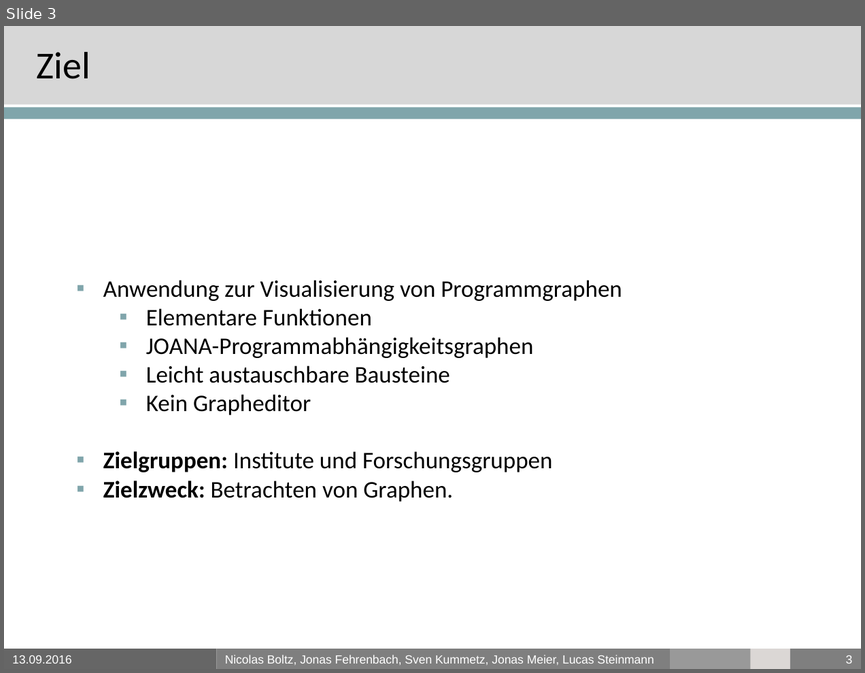
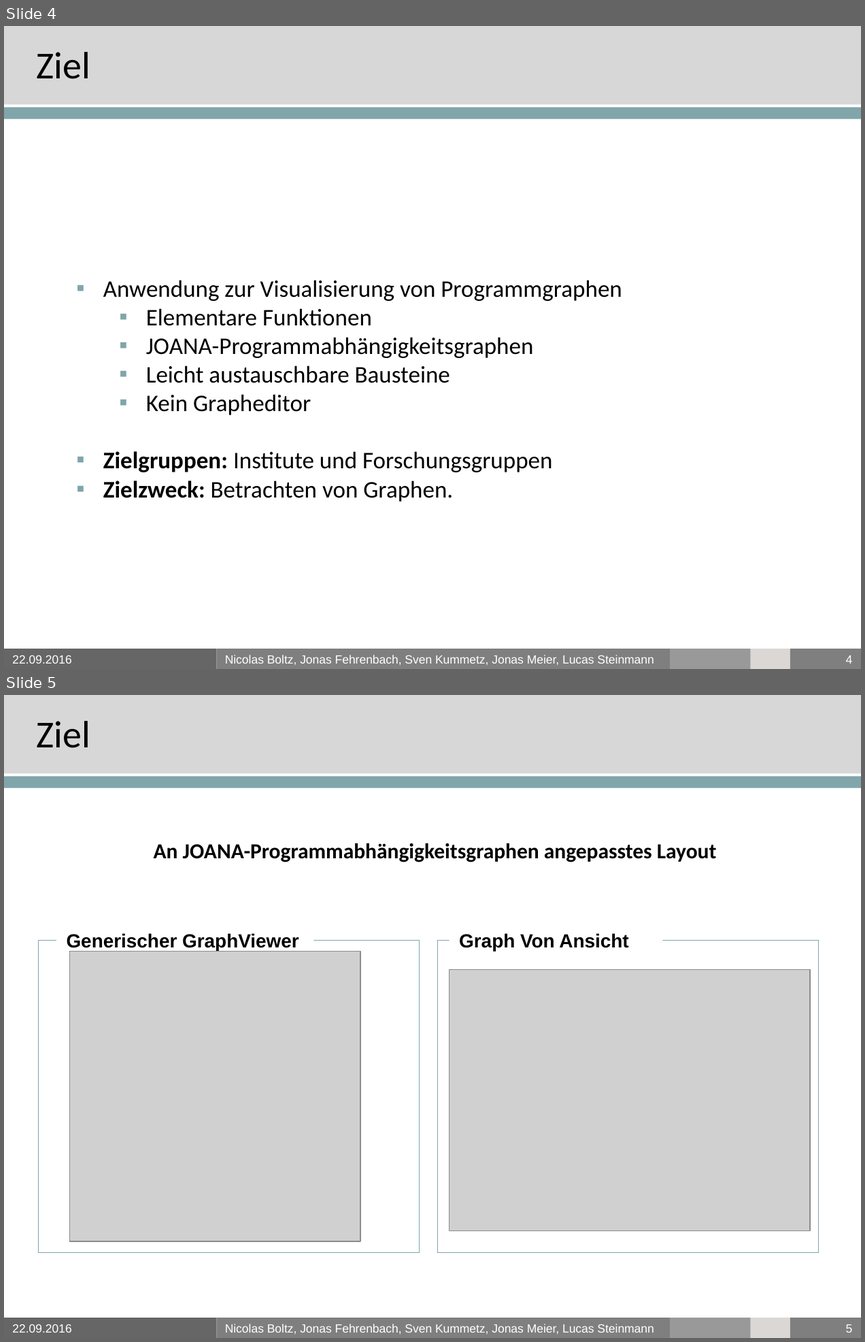
Before and after one commit to PSEProgrammgraphen/PSEDokumente, a slide deck: final/presentation.pptx. Shown one above the other, each under a label of ours: slide 3 before the commit, slides 4 and 5 after it. The pictures are 865x673 and 865x1342 pixels, drawn with LibreOffice and Linux fonts; fonts in the diff are those of the drawing; grey boxes stand for pictures; background and template pictures are left out. Boxes give left, top, right and bottom in pixels: in the first picture for what was removed or moved away, otherwise in the second. Text is boxed around its words. In the diff, an @@ line names an element or a change of style, - is before the commit and + after.

Commit message:
Added new "Ziel" Slide, changed "Entwurf" and coverage

```diff
--- a/final/presentation.pptx
+++ b/final/presentation.pptx
@@ slide 5 added at (4,695,861,1338), background #FFFFFF; not listed: 8 template elements that a slide beside it also shows @@
@@ title added at (36,721,90,748), 32 pt, text #000000 @@
+Ziel
@@ text added at (154,843,717,862), 18 pt, text #000000, bold @@
+An JOANA-Programmabhängigkeitsgraphen angepasstes Layout
@@ text added at (67,933,299,951), 16 pt, text #000000, bold @@
+Generischer GraphViewer
@@ text added at (459,933,628,951), 16 pt, text #000000, bold @@
+Graph Von Ansicht
@@ rectangle added at (38,940,419,1253), outline #80A5AB 0.75 pt @@
@@ picture added at (70,951,360,1241) @@
@@ rectangle added at (438,940,819,1253), outline #80A5AB 0.75 pt @@
@@ picture added at (449,969,810,1231) @@
@@ what was slide 3 is now slide 4 @@
@@ slide 4 changed as well @@
@@ text in rectangle at (12,655,71,663): text changed @@
-13.09.2016
+22.09.2016
@@ page number at (846,655,853,663): text changed @@
-3
+4
```
Also in this commit, not shown: 10 other slides changed, 3 other files.
